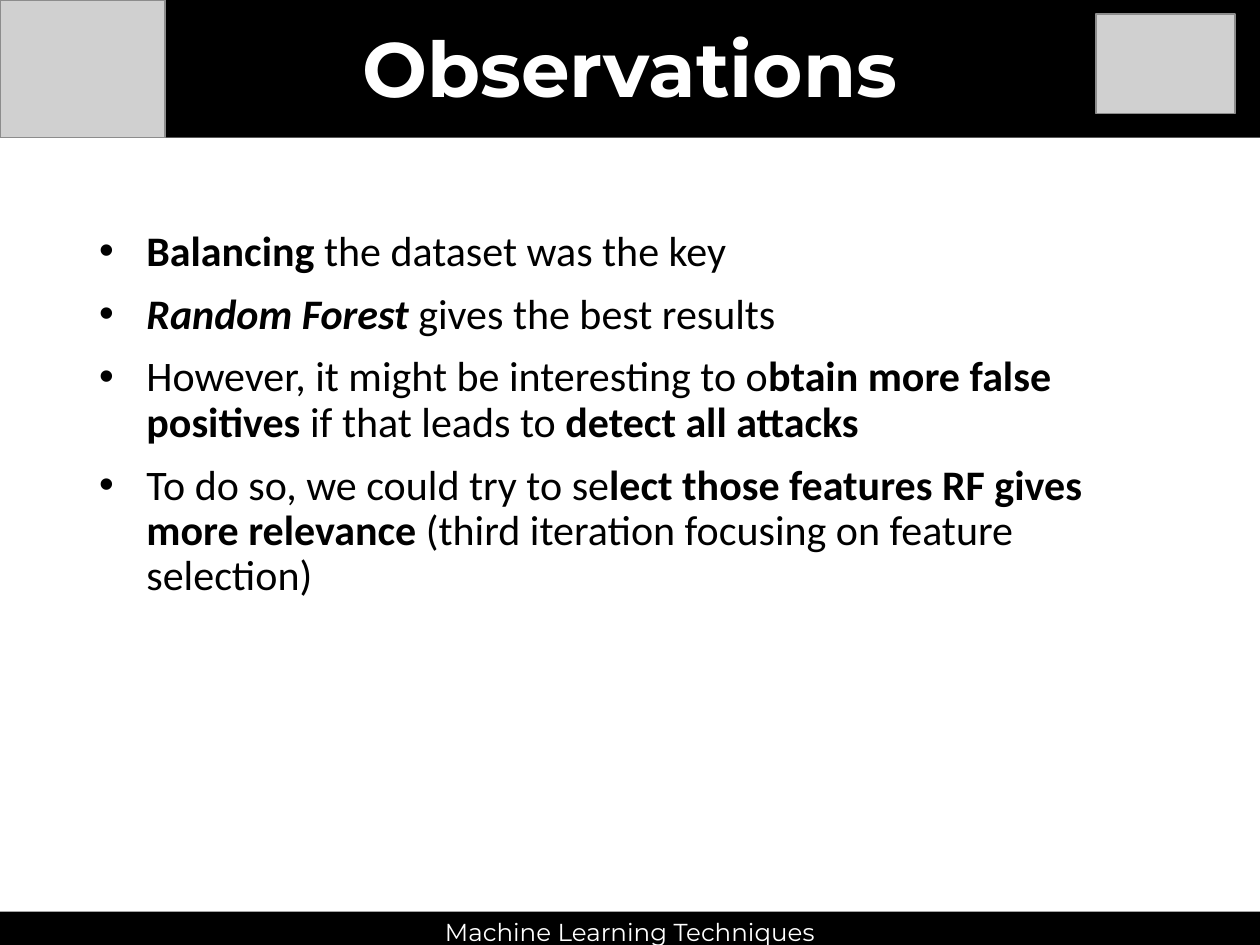
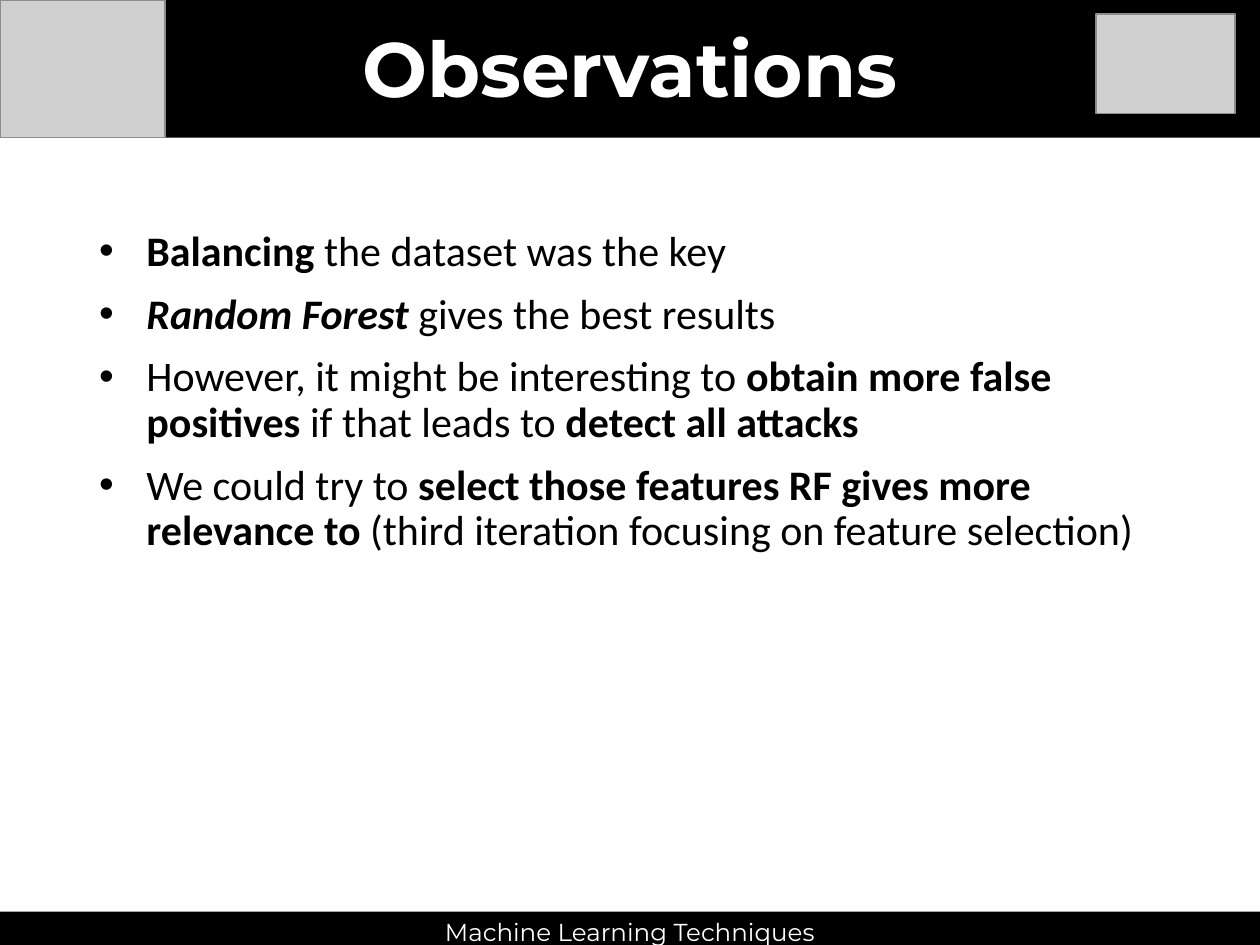
Before and after one commit to thmasker/ML_lab, a slide deck: slide 10 of Task3/doc/Task3.pptx. Drawn at 1260x945 pixels with LibreOffice and Linux fonts; fonts in the diff are those of the drawing; grey boxes stand for pictures. Boxes give left, top, right and bottom in pixels: in the first picture for what was removed or moved away, otherwise in the second. Text is boxed around its words. In the diff, an @@ line names an element or a change of style, - is before the commit and + after.

```diff
--- a/Task3/doc/Task3.pptx
+++ b/Task3/doc/Task3.pptx
@@ text at box(146, 361, 1051, 444): bold on in "obtain" @@
@@ text at box(146, 470, 1133, 553): text changed @@
-• To do so, we could try to select those features RF gives more relevance (third iteration focusing on feature selection)
+• We could try to select those features RF gives more relevance to (third iteration focusing on feature selection)
```
Also in this commit, not shown: 2 other slides changed, 1 other file.
